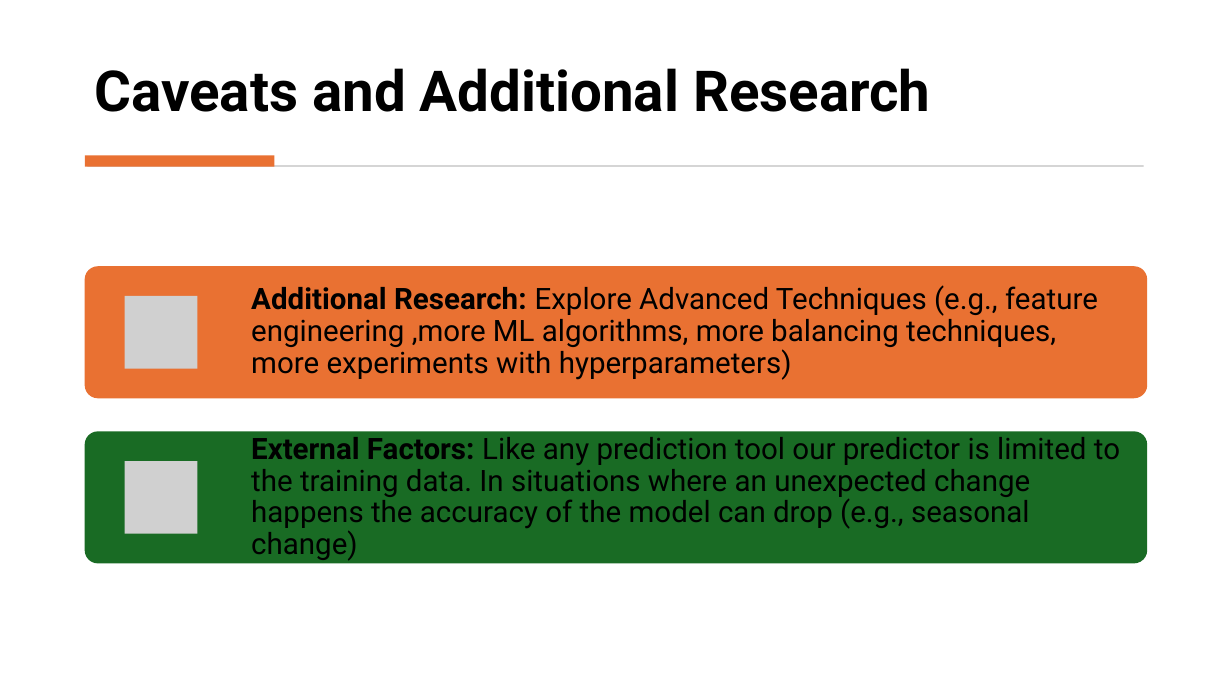
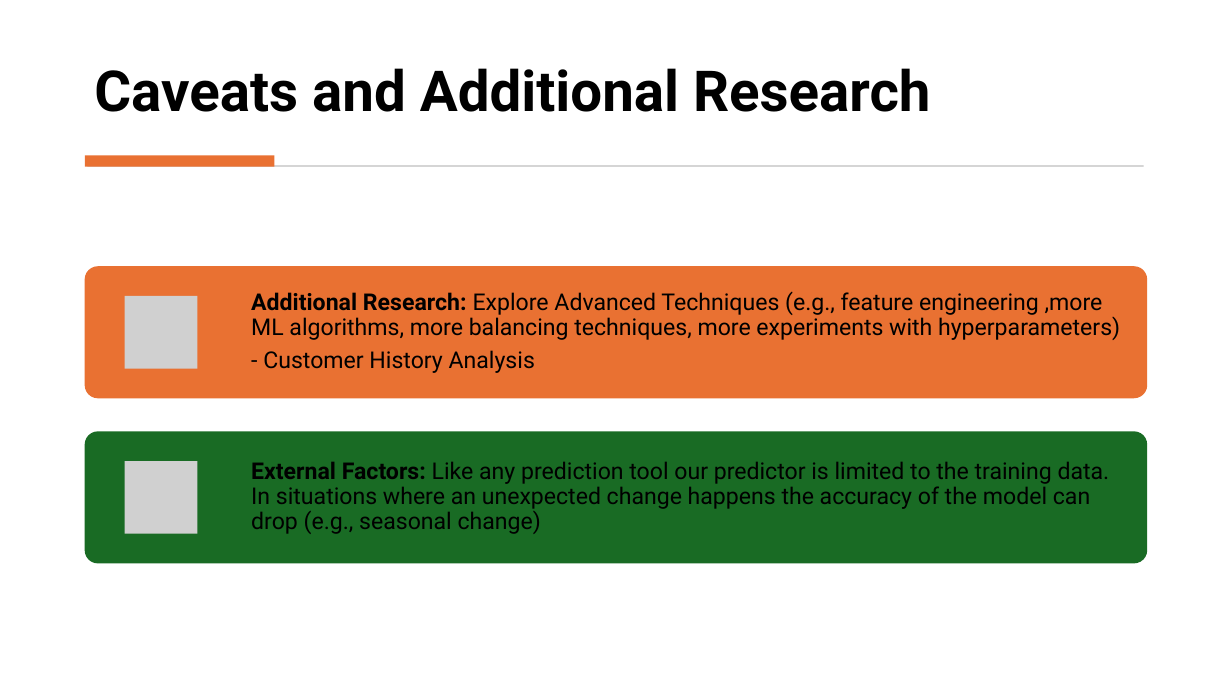
Before and after one commit to MortezaLayegh/Holland_Barret, a slide deck: slide 10 of presentation.pptx. Drawn at 1232x693 pixels with LibreOffice and Linux fonts; fonts in the diff are those of the drawing; grey boxes stand for pictures. Boxes give left, top, right and bottom in pixels: in the first picture for what was removed or moved away, otherwise in the second. Text is boxed around its words. In the diff, an @@ line names an element or a change of style, - is before the commit and + after.

```diff
--- a/presentation.pptx
+++ b/presentation.pptx
@@ text at (251, 291, 1120, 340): size 23 to 18 pt in "Additional Research: Explore Advanced Techniques (e.g., feat ..."; less space between paragraphs @@
@@ text at (263, 350, 535, 373): paragraph added @@
+- Customer History Analysis
@@ text "External Factors: Like any prediction ..." at (251, 462, 1110, 534): size 23 to 18 pt; less space between paragraphs @@
```
Also in this commit, not shown: 3 other files.
